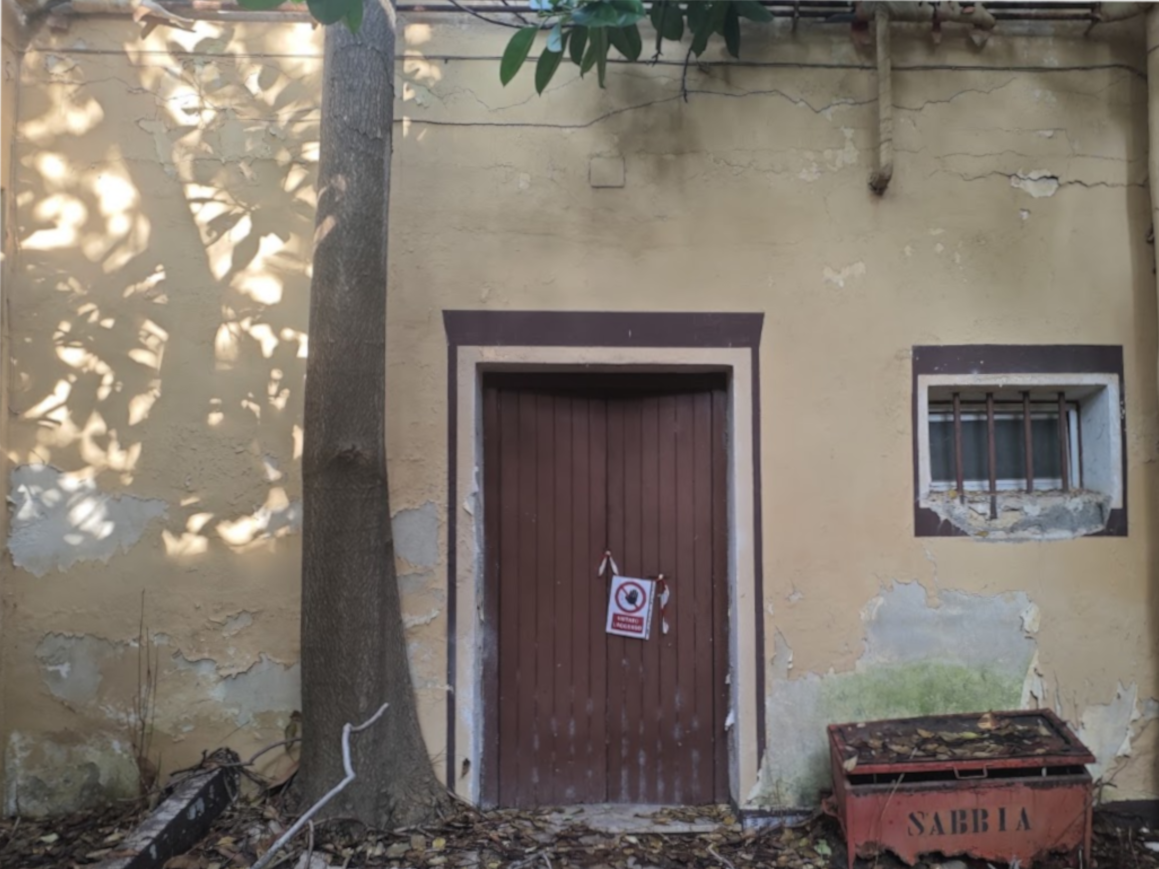
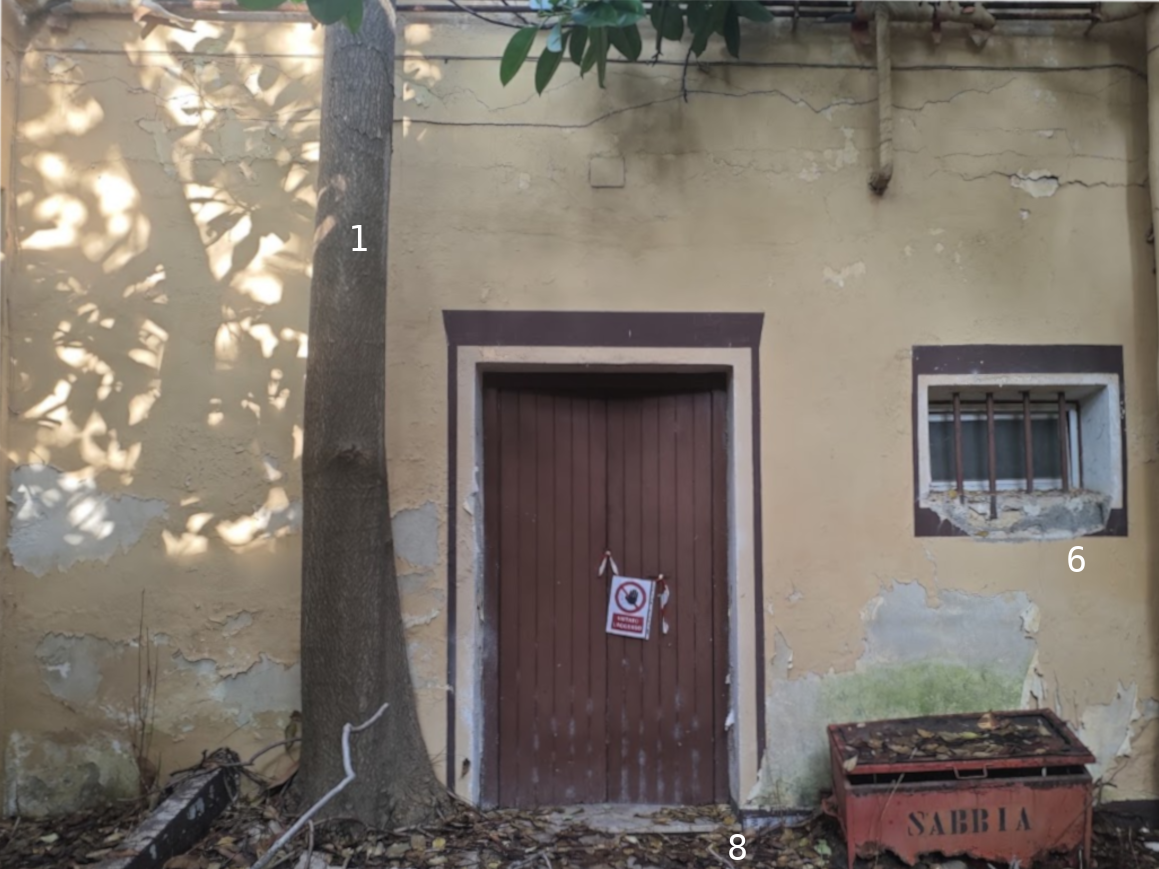
Two versions of the same layered image (1159px x 869px). Layer-by-layer changes:
added layer "8" above "6" over bbox(729, 834, 746, 860)
added layer "6" above "1" over bbox(1068, 546, 1085, 572)
added layer "1" above "SlidingPuzzleChoice.jpg copia" over bbox(352, 225, 367, 251)
